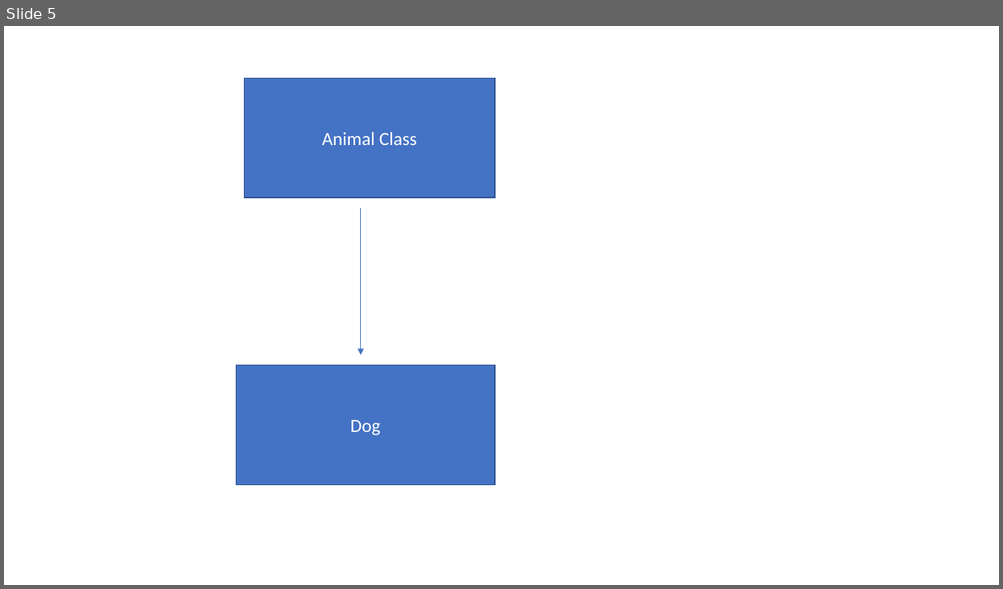
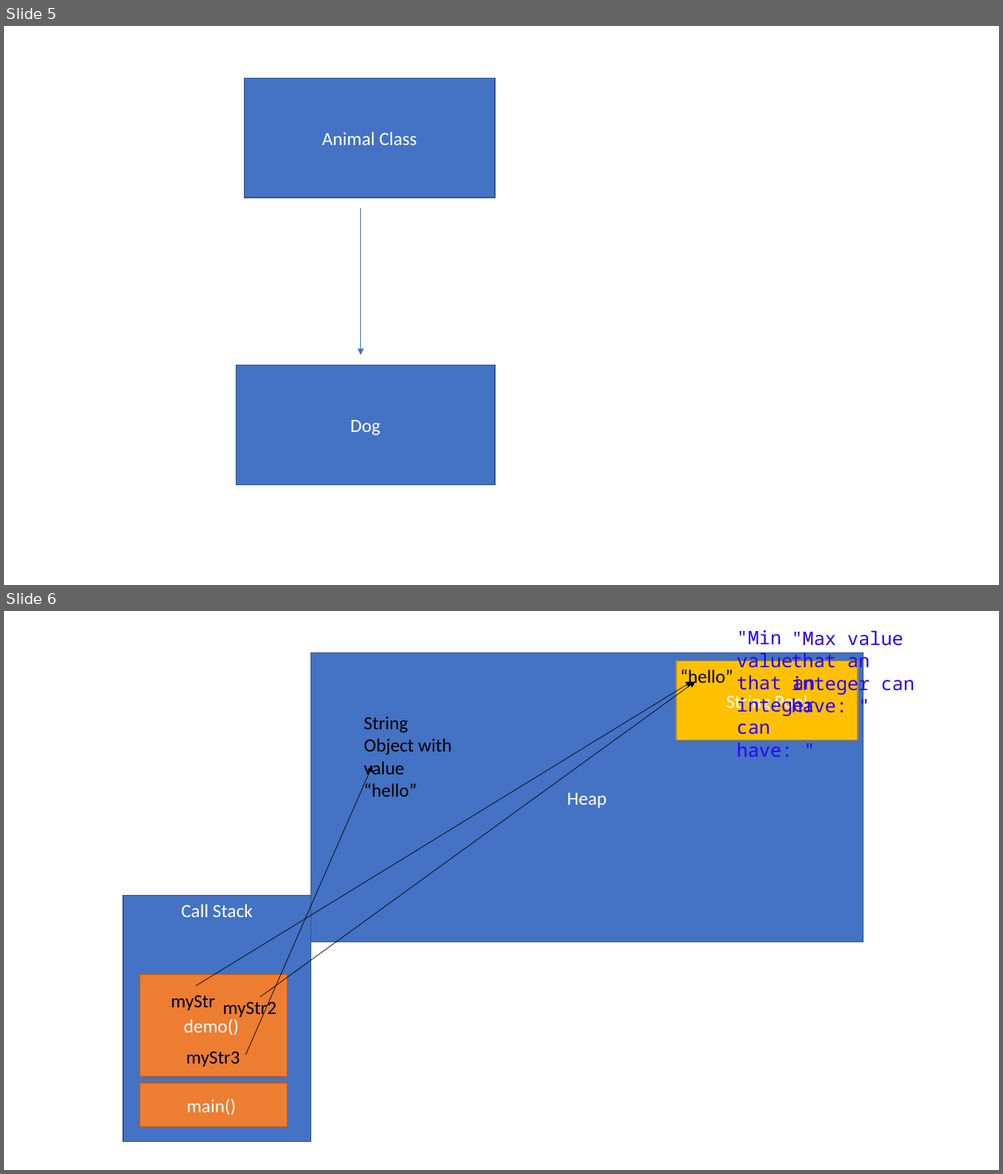
Before and after one commit to revature-bach/210208-roc, a slide deck: notes/diagrams.pptx. Shown one above the other, each under a label of ours: slide 5 before the commit, slides 5 and 6 after it. The pictures are 1003x589 and 1003x1174 pixels, drawn with LibreOffice and Linux fonts; fonts in the diff are those of the drawing. Boxes give left, top, right and bottom in pixels: in the first picture for what was removed or moved away, otherwise in the second. Text is boxed around its words. In the diff, an @@ line names an element or a change of style, - is before the commit and + after.

```diff
--- a/notes/diagrams.pptx
+++ b/notes/diagrams.pptx
@@ slide 6 added at bbox=[4, 611, 999, 1170], background #FFFFFF @@
@@ text added at bbox=[737, 630, 815, 757], 18 pt, text #2A00FF @@
+"Min value that an integer can have: "
@@ text added at bbox=[791, 631, 914, 713], 18 pt, text #2A00FF @@
+"Max value that an integer can have: "
@@ rectangle added at bbox=[310, 652, 862, 943], fill #4472C4, outline #325491 1 pt, 18 pt, text #FFFFFF @@
+Heap
@@ rectangle added at bbox=[676, 661, 857, 740], fill #FFC000, outline #BD8E00 1 pt, 18 pt, text #FFFFFF @@
+String Pool
@@ text added at bbox=[680, 669, 733, 688], 18 pt, text #000000 @@
+“hello”
@@ arrow added from (196, 986) to (692, 681), #000000 0.5 pt @@
@@ arrow added from (261, 997) to (696, 681), #000000 0.5 pt @@
@@ text added at bbox=[364, 716, 451, 797], 18 pt, text #000000 @@
+String Object with value “hello”
@@ arrow added from (246, 1055) to (373, 766), #000000 0.5 pt @@
@@ rectangle added at bbox=[123, 896, 310, 1142], fill #4472C4, outline #325491 1 pt, 18 pt, text #FFFFFF @@
+Call Stack
@@ rectangle added at bbox=[140, 974, 287, 1077], fill #ED7D31, outline #AF5C24 1 pt, 18 pt, text #FFFFFF @@
+demo()
@@ text added at bbox=[170, 995, 215, 1011], 18 pt, text #000000 @@
+myStr
@@ text added at bbox=[223, 999, 277, 1019], 18 pt, text #000000 @@
+myStr2
@@ text added at bbox=[186, 1051, 240, 1067], 18 pt, text #000000 @@
+myStr3
@@ rectangle added at bbox=[140, 1083, 287, 1128], fill #ED7D31, outline #AF5C24 1 pt, 18 pt, text #FFFFFF @@
+main()
```
Also in this commit, not shown: 2 other slides added, 37 other files.
